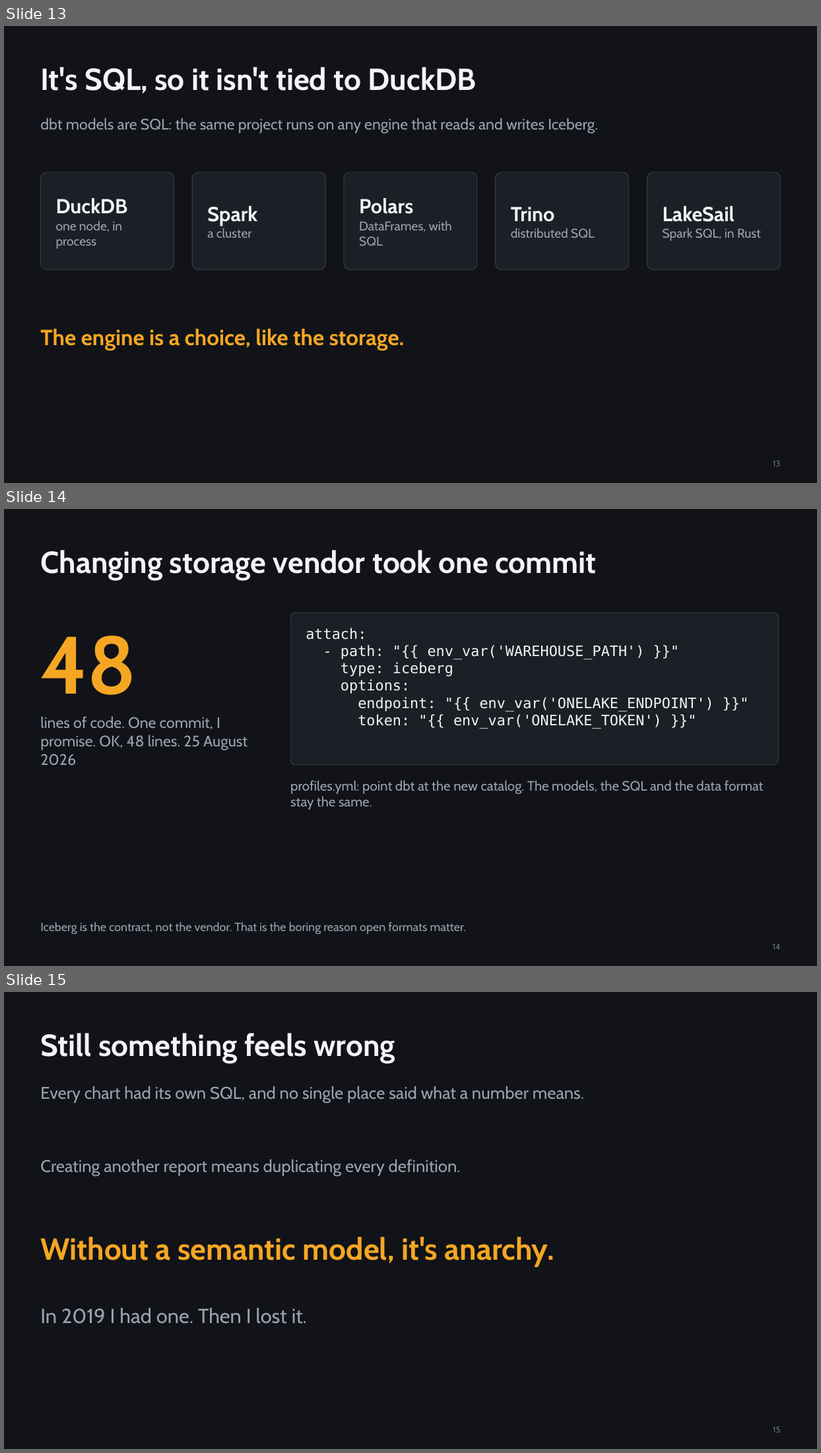
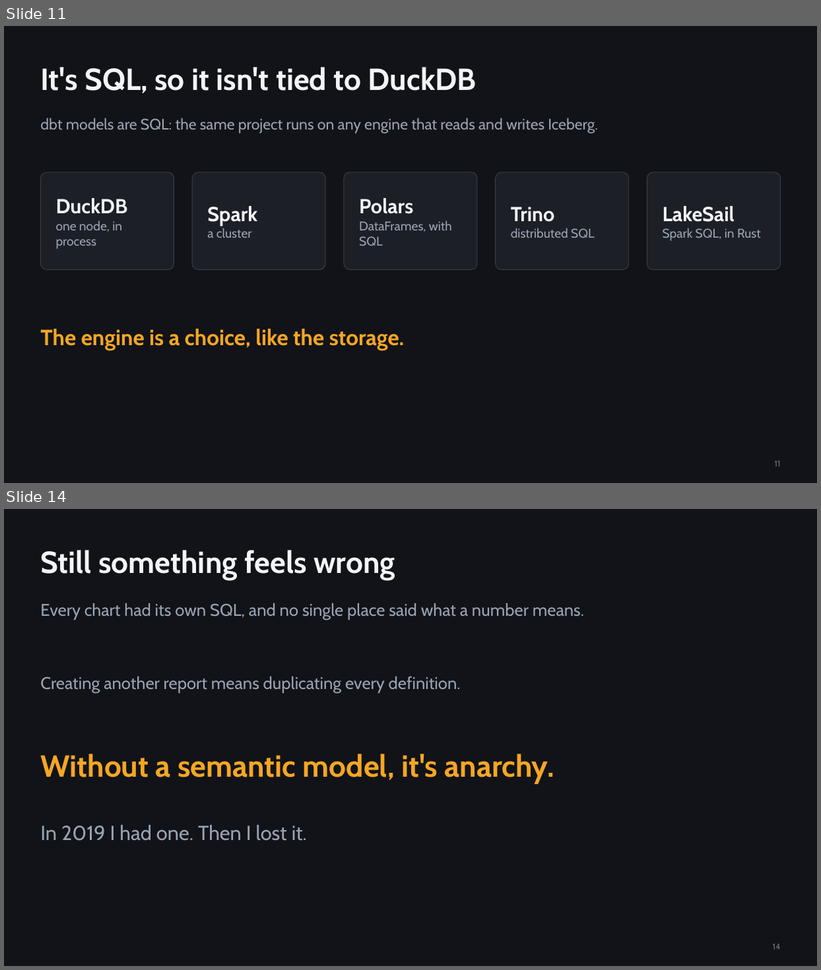
Before and after one commit to djouallah/presentations, a slide deck: analytics-as-code/analytics-as-code.pptx. Shown one above the other, each under a label of ours: slides 13, 14 and 15 before the commit, slides 11 and 14 after it; the slides between them are not shown. The pictures are 821x1453 and 821x970 pixels, drawn with LibreOffice and Linux fonts; fonts in the diff are those of the drawing. Boxes give left, top, right and bottom in pixels: in the first picture for what was removed or moved away, otherwise in the second. Text is boxed around its words. In the diff, an @@ line names an element or a change of style, - is before the commit and + after.

```diff
--- a/analytics-as-code/analytics-as-code.pptx
+++ b/analytics-as-code/analytics-as-code.pptx
@@ slide 14 removed at box(4, 509, 817, 966), background #111318 @@
@@ title removed at box(40, 550, 596, 580) @@
-Changing storage vendor took one commit
@@ rounded rectangle removed at box(290, 613, 779, 765) @@
@@ text removed at box(40, 636, 137, 695) @@
-48
@@ text removed at box(306, 628, 714, 729) @@
-attach:
-- path: "{{ env_var('WAREHOUSE_PATH') }}"
-type: iceberg
-options:
-endpoint: "{{ env_var('ONELAKE_ENDPOINT') }}"
-token: "{{ env_var('ONELAKE_TOKEN') }}"
@@ text removed at box(40, 716, 248, 766) @@
-lines of code. One commit, I promise. OK, 48 lines. 25 August 2026
@@ text removed at box(290, 780, 764, 810) @@
-profiles.yml: point dbt at the new catalog. The models, the SQL and the data format stay the same.
@@ text removed at box(40, 922, 466, 935) @@
-Iceberg is the contract, not the vendor. That is the boring reason open formats matter.
@@ page number removed at box(773, 944, 781, 950) @@
-14
@@ what was slide 13 is now slide 11 @@
@@ page number at box(775, 461, 781, 467): text changed @@
-13
+11
@@ what was slide 15 is now slide 14 @@
@@ page number at box(773, 944, 781, 950): text changed @@
-15
+14
```
Also in this commit, not shown: 2 slides changed, 1 other file.
